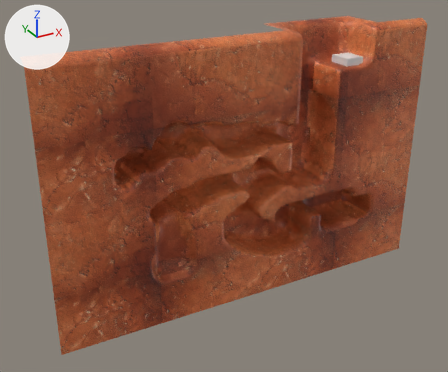
An edit to the Blender file meshes/E1M2.Display.blend, drawn before and after from the same camera.
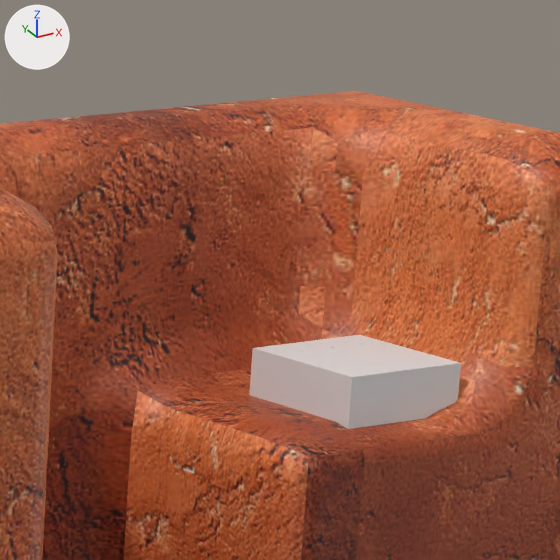
There are two pictures of each version: one whole from a 50 mm camera at (-44.8, -83.8, 55.8) aimed at (1.8, 1.1, 13.4), one close up on the part from 66% to 84% of the width and 1% to 23% of the height. The axes (+X, +Y, +Z) are drawn at upper left. The lights are the same throughout.

Objects in the first close-up: 'World.Display'.
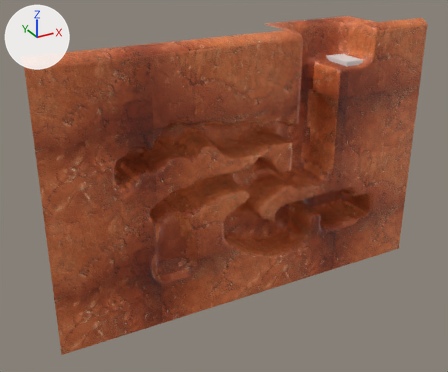
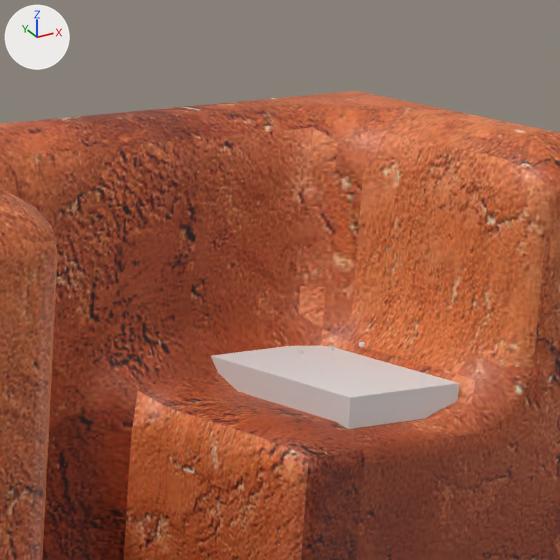
Where the change shows, as pixel boxes (x1, y1, x2, y2) in the close-ups (560 x 560 px; the box of a moved part takes in the faces that stretch with it):
```json
{"part": 1, "of": "me_world_display", "change": "moved or reshaped", "before": [249, 335, 461, 429], "after": [211, 346, 459, 429]}
```

The change, as JSON lines over the scene's bpy script:
```json
{"block": "me_world_display", "where": "me_world_display.from_pydata(...)  # 6105 vertices, 11952 faces; spans x -29.5..39.5, y -4.0..5.5, z -6.5..39.0"}
{"block": "me_world_display", "where": "# used by ob_world_display; location = (0.0, 0.0, 0.0)"}
{"block": "me_world_display", "change": "me_world_display part 1: the loose piece of 8 vertices spanning x 23.0..26.5, y -3.0..1.0, z 31.6..33.6 is scaled about its middle by (1, 1.51, 0.744), then moved by (0.0, 1.0, -0.3)"}
```
